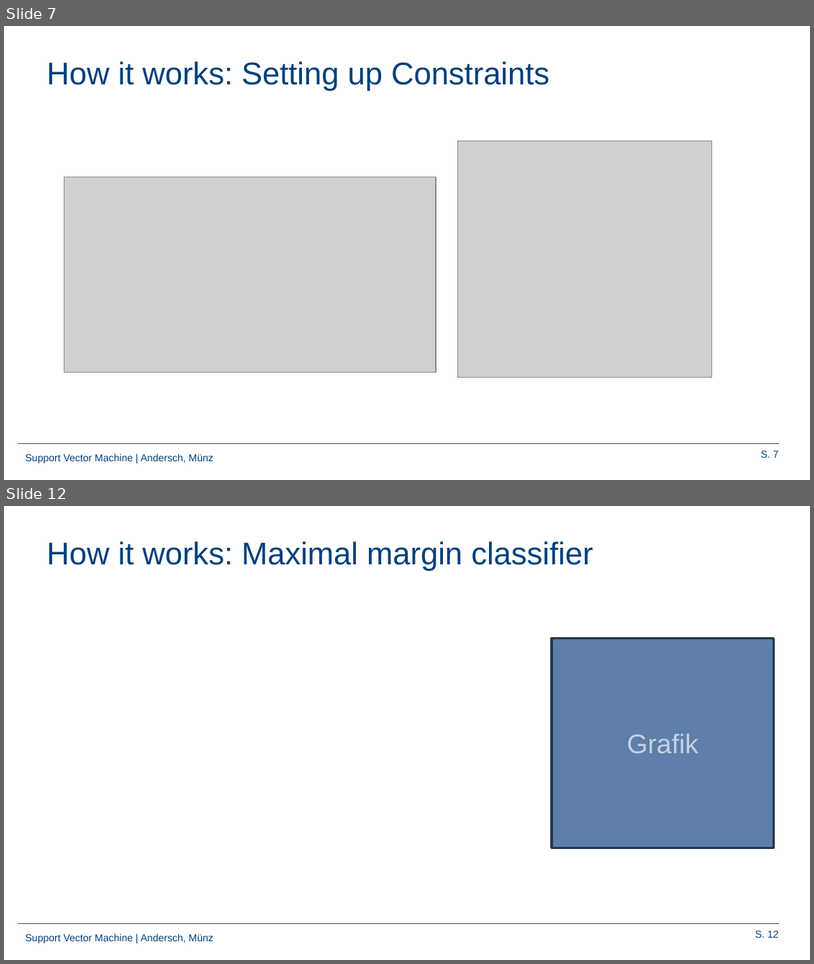
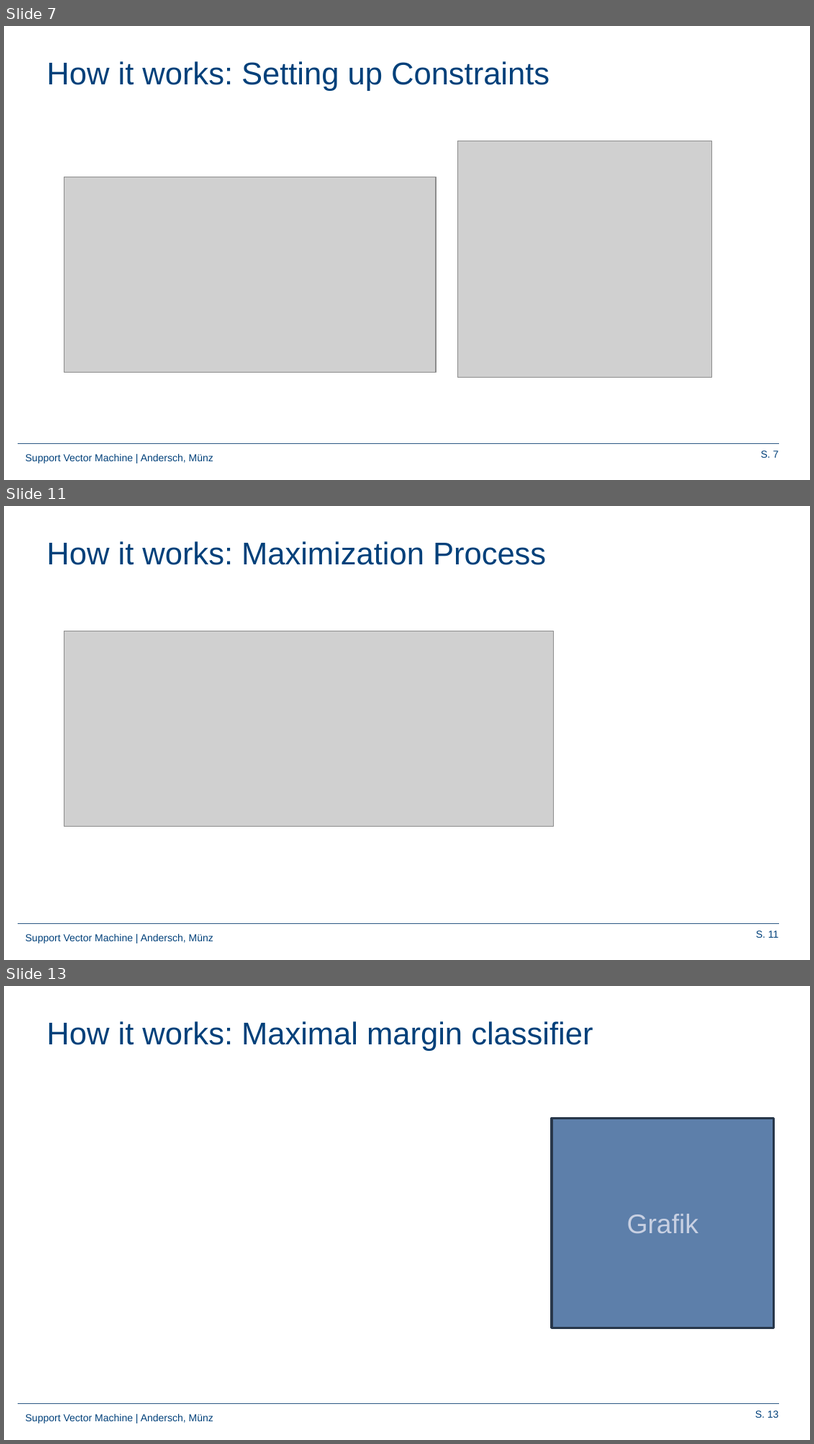
Before and after one commit to Frandersch/Statistical-Machine-Learning, a slide deck: Präsentation/Support Vector Machines.pptx. Shown one above the other, each under a label of ours: slides 7 and 12 before the commit, slides 7, 11 and 13 after it; the slides between them are not shown. The pictures are 814x964 and 814x1444 pixels, drawn with LibreOffice and Linux fonts; fonts in the diff are those of the drawing; grey boxes stand for pictures; background and template pictures are left out. Boxes give left, top, right and bottom in pixels: in the first picture for what was removed or moved away, otherwise in the second. Text is boxed around its words. In the diff, an @@ line names an element or a change of style, - is before the commit and + after.

```diff
--- a/Präsentation/Support Vector Machines.pptx
+++ b/Präsentation/Support Vector Machines.pptx
@@ slide 11 added at box(4, 506, 810, 960), background #FFFFFF; not listed: 3 template elements that a slide beside it also shows @@
@@ title added at box(46, 541, 546, 565), 28 pt, text #00407A @@
+How it works: Maximization Process
@@ picture added at box(64, 631, 554, 826) @@
@@ what was slide 12 is now slide 13 @@
```
Also in this commit, not shown: 2 slides changed, 1 other slide added, 1 slide removed, 4 other files.
